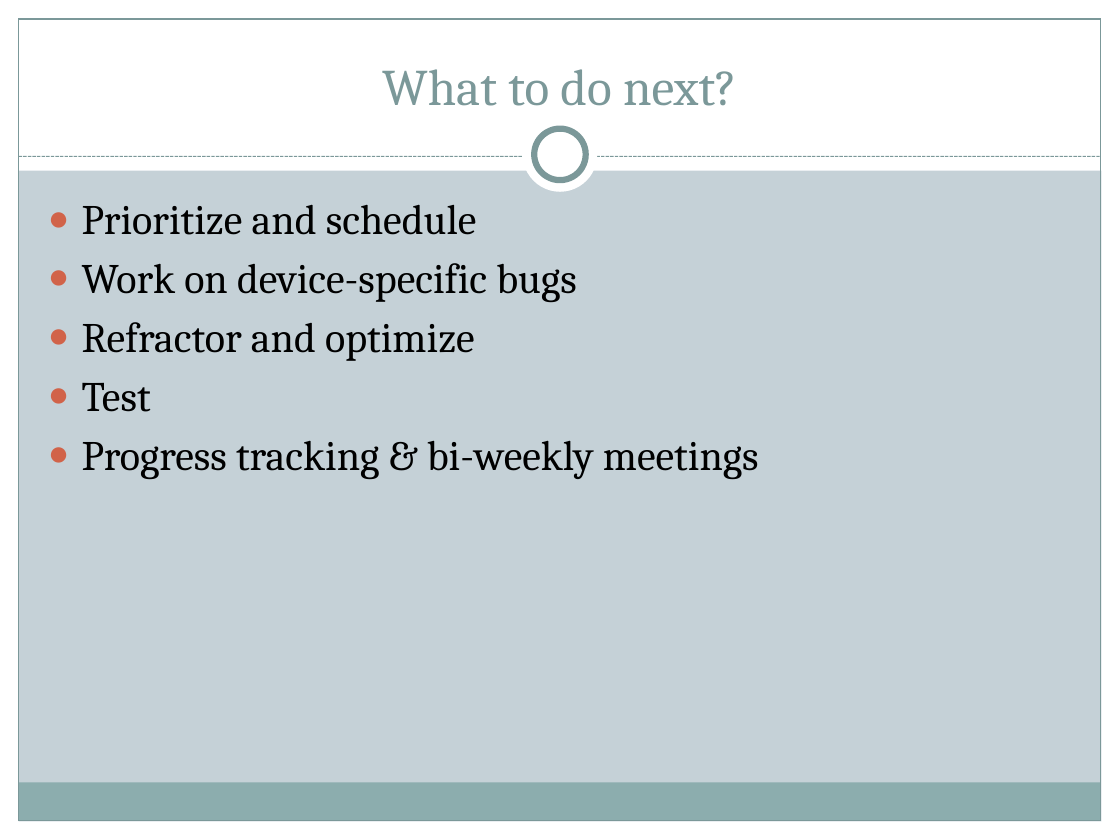
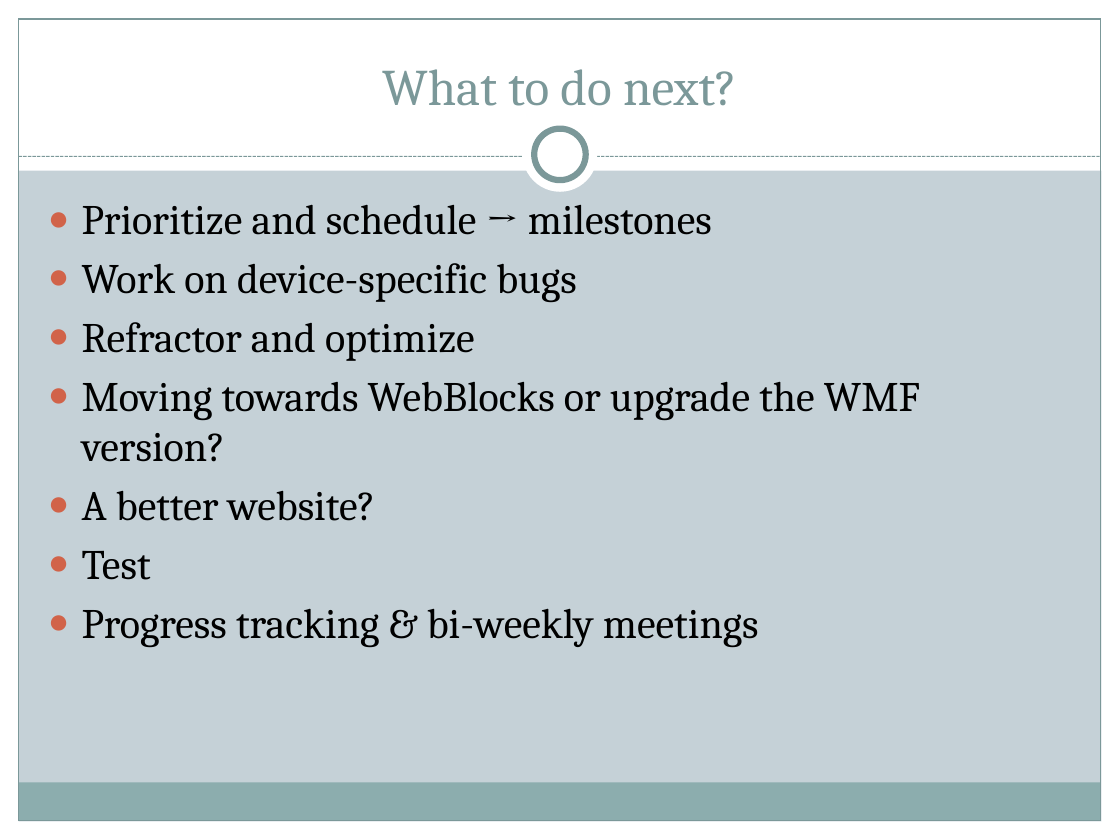
Before and after one commit to vpham21/ohmage-beta3, a slide deck: slide 10 of doc/Presentations/Progress Report.pptx (slide 8 before the commit). Drawn at 1120x840 pixels with LibreOffice and Linux fonts; fonts in the diff are those of the drawing. Boxes give left, top, right and bottom in pixels: in the first picture for what was removed or moved away, otherwise in the second. Text is boxed around its words. In the diff, an @@ line names an element or a change of style, - is before the commit and + after.

```diff
--- a/doc/Presentations/Progress Report.pptx
+++ b/doc/Presentations/Progress Report.pptx
@@ text at bbox=[82, 204, 712, 235]: text changed @@
-● Prioritize and schedule
+● Prioritize and schedule → milestones
@@ text at bbox=[82, 381, 920, 521]: paragraphs added @@
+● Moving towards WebBlocks or upgrade the WMF version?
+● A better website?
```
Also in this commit, not shown: 4 other slides changed, 2 slides added.
